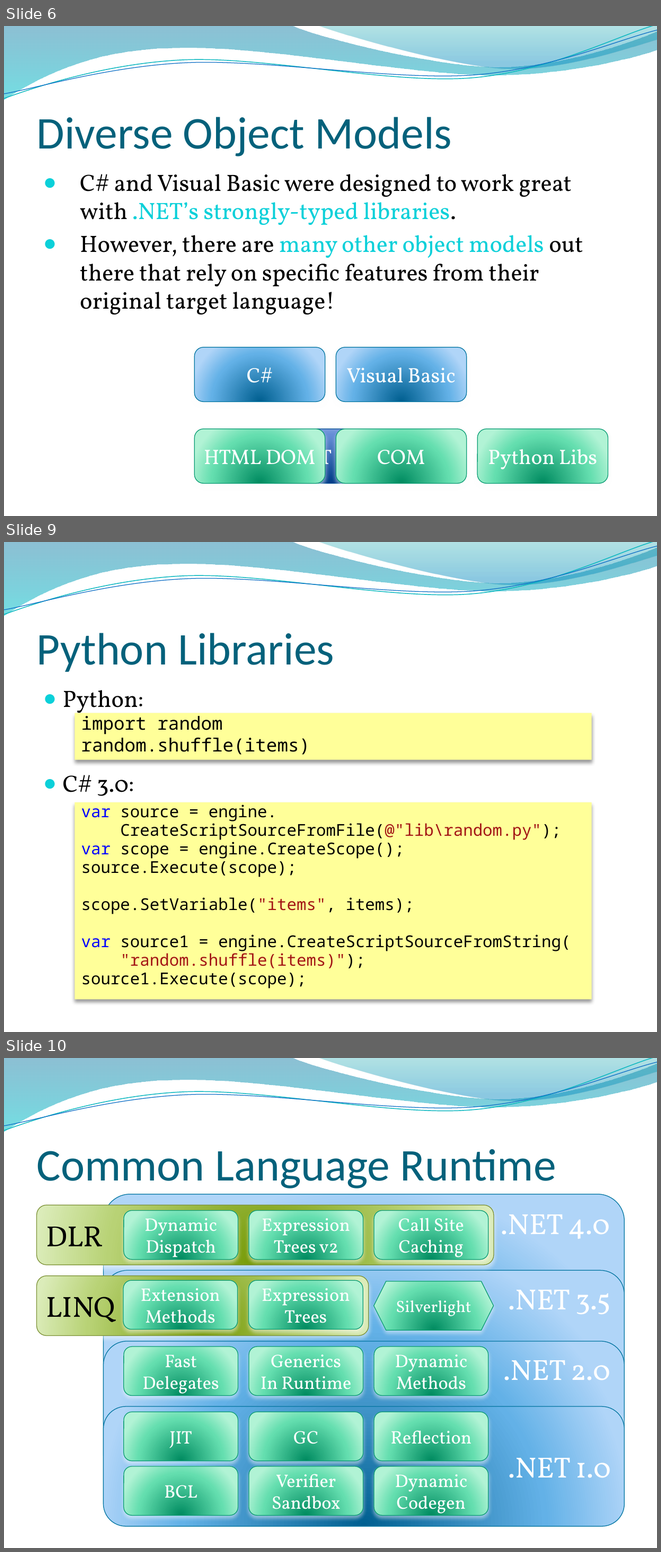
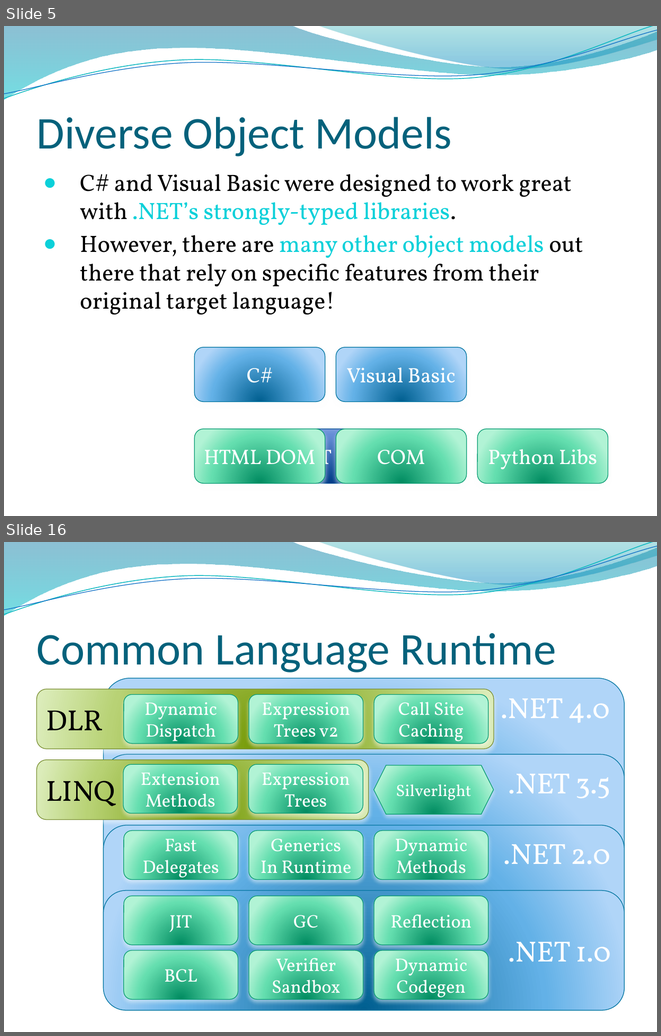
Before and after one commit to dahlbyk/Presentations, a slide deck: DLR/KDahlby.201006.KCDC.DLR.pptx. Shown one above the other, each under a label of ours: slides 6, 9 and 10 before the commit, slides 5 and 16 after it; the slides between them are not shown. The pictures are 661x1552 and 661x1036 pixels, drawn with LibreOffice and Linux fonts; fonts in the diff are those of the drawing; background and template pictures are left out. Boxes give left, top, right and bottom in pixels: in the first picture for what was removed or moved away, otherwise in the second. Text is boxed around its words. In the diff, an @@ line names an element or a change of style, - is before the commit and + after.

```diff
--- a/DLR/KDahlby.201006.KCDC.DLR.pptx
+++ b/DLR/KDahlby.201006.KCDC.DLR.pptx
@@ slide 9 removed at bbox=[4, 542, 657, 1032], background picture (left out); not listed: 4 template elements that a slide beside it also shows @@
@@ title removed at bbox=[37, 633, 334, 672] @@
-Python Libraries
@@ text removed at bbox=[63, 690, 144, 796] @@
-● Python:
-● C# 3.0:
@@ rectangle removed at bbox=[74, 713, 592, 760] @@
-import random
-random.shuffle(items)
@@ rectangle removed at bbox=[74, 802, 592, 999] @@
-var source = engine.
-CreateScriptSourceFromFile(@"lib\random.py");
-var scope = engine.CreateScope();
-source.Execute(scope);
-scope.SetVariable("items", items);
-var source1 = engine.CreateScriptSourceFromString(
-"random.shuffle(items)");
-source1.Execute(scope);
@@ what was slide 6 is now slide 5 @@
@@ what was slide 10 is now slide 16 @@
```
Also in this commit, not shown: 1 slide changed, 1 slide added, 1 other slide removed.
